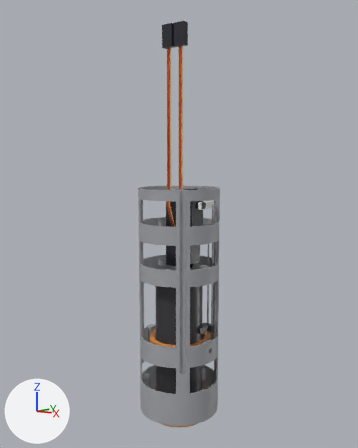
Before and after pictures for a commit that changed the Blender file kestrel-tvc-rocket/cad/kestrel_tvc_module.blend.
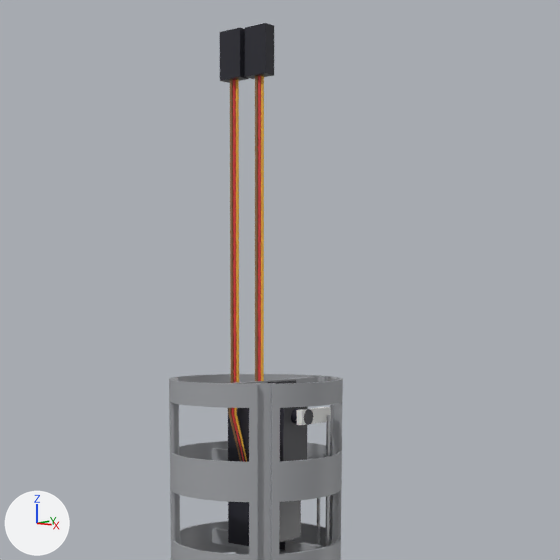
There are two pictures of each version: one whole from a 50 mm lens placed at (214.1, -259.4, 175.8), pointed at (-0.3, 0.4, 131.2), one close up on the part from 16% to 90% of the width and 2% to 61% of the height. Arrows for +X, +Y and +Z are at lower left; the lights stay in place. The older version's two pictures come first.

In view in the first close-up: 'lead_tvc_holder_0', 'lead_tvc_holder_1', 'lead_tvc_holder_2', 'lead_tvc_holder_plug', 'lead_tvc_ring_0', 'lead_tvc_ring_1', 'lead_tvc_ring_2', 'lead_tvc_ring_plug', 'servo_MG90S_tvc_holder', 'servo_MG90S_tvc_ring', 'tvc_frame' and 3 more.
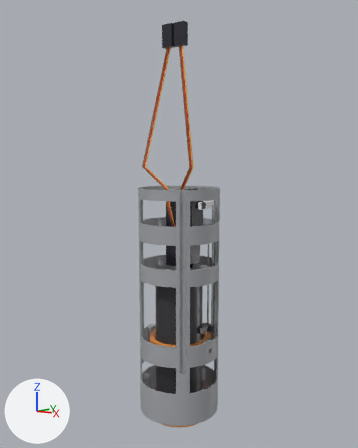
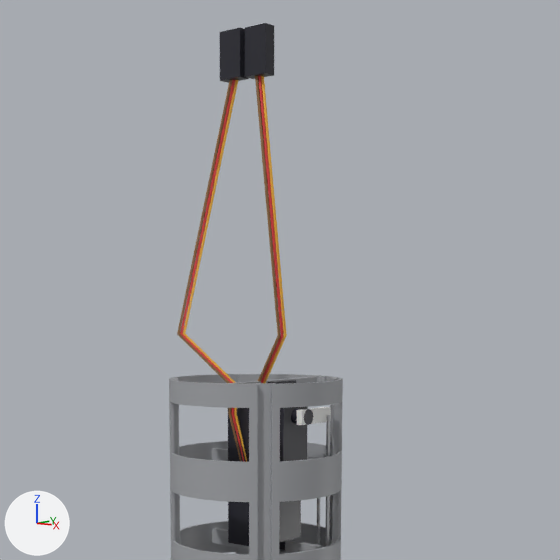
Patch to the scene script:
```diff
--- a/kestrel-tvc-rocket/cad/kestrel_tvc_module.blend.py
+++ b/kestrel-tvc-rocket/cad/kestrel_tvc_module.blend.py
@@ cu_lead_tvc_ring_0 @@
 _sp = cu_lead_tvc_ring_0.splines.new('POLY'); _sp.points.add(5)
-_sp.points.foreach_set('co', [3.37, 3.37, 105.1, 1.0, 5.37, 1.37, 99.1, 1.0, 6.37, -4.63, 104.5, 1.0, 7.37, -8.63, 154.0, 1.0, 7.37, -8.63, 186.0, 1.0, 7.37, -8.63, 246.0, 1.0])
+_sp.points.foreach_set('co', [3.37, 3.37, 105.1, 1.0, 5.37, 1.37, 99.1, 1.0, 6.37, -4.63, 104.5, 1.0, 7.37, -8.63, 154.0, 1.0, 19.37, -12.63, 170.0, 1.0, 7.37, -8.63, 246.0, 1.0])
 cu_lead_tvc_ring_0.materials.append(mat_lead_brown)
@@ cu_lead_tvc_ring_1 @@
 _sp = cu_lead_tvc_ring_1.splines.new('POLY'); _sp.points.add(5)
-_sp.points.foreach_set('co', [4.0, 4.0, 105.1, 1.0, 6.0, 2.0, 99.1, 1.0, 7.0, -4.0, 104.5, 1.0, 8.0, -8.0, 154.0, 1.0, 8.0, -8.0, 186.0, 1.0, 8.0, -8.0, 246.0, 1.0])
+_sp.points.foreach_set('co', [4.0, 4.0, 105.1, 1.0, 6.0, 2.0, 99.1, 1.0, 7.0, -4.0, 104.5, 1.0, 8.0, -8.0, 154.0, 1.0, 20.0, -12.0, 170.0, 1.0, 8.0, -8.0, 246.0, 1.0])
 cu_lead_tvc_ring_1.materials.append(mat_lead_red)
@@ cu_lead_tvc_ring_2 @@
 _sp = cu_lead_tvc_ring_2.splines.new('POLY'); _sp.points.add(5)
-_sp.points.foreach_set('co', [4.63, 4.63, 105.1, 1.0, 6.63, 2.63, 99.1, 1.0, 7.63, -3.37, 104.5, 1.0, 8.63, -7.37, 154.0, 1.0, 8.63, -7.37, 186.0, 1.0, 8.63, -7.37, 246.0, 1.0])
+_sp.points.foreach_set('co', [4.63, 4.63, 105.1, 1.0, 6.63, 2.63, 99.1, 1.0, 7.63, -3.37, 104.5, 1.0, 8.63, -7.37, 154.0, 1.0, 20.63, -11.37, 170.0, 1.0, 8.63, -7.37, 246.0, 1.0])
 cu_lead_tvc_ring_2.materials.append(mat_lead_orange)
@@ cu_lead_tvc_holder_0 @@
 _sp = cu_lead_tvc_holder_0.splines.new('POLY'); _sp.points.add(5)
-_sp.points.foreach_set('co', [3.37, -4.63, 130.1, 1.0, 1.37, -7.13, 125.1, 1.0, -2.63, -9.63, 145.5, 1.0, -1.63, -9.63, 154.0, 1.0, -1.63, -9.63, 186.0, 1.0, -1.63, -9.63, 246.0, 1.0])
+_sp.points.foreach_set('co', [3.37, -4.63, 130.1, 1.0, 1.37, -7.13, 125.1, 1.0, -2.63, -9.63, 145.5, 1.0, -1.63, -9.63, 154.0, 1.0, -21.63, -12.63, 170.0, 1.0, -1.63, -9.63, 246.0, 1.0])
 cu_lead_tvc_holder_0.materials.append(mat_lead_brown)
@@ cu_lead_tvc_holder_1 @@
 _sp = cu_lead_tvc_holder_1.splines.new('POLY'); _sp.points.add(5)
-_sp.points.foreach_set('co', [4.0, -4.0, 130.1, 1.0, 2.0, -6.5, 125.1, 1.0, -2.0, -9.0, 145.5, 1.0, -1.0, -9.0, 154.0, 1.0, -1.0, -9.0, 186.0, 1.0, -1.0, -9.0, 246.0, 1.0])
+_sp.points.foreach_set('co', [4.0, -4.0, 130.1, 1.0, 2.0, -6.5, 125.1, 1.0, -2.0, -9.0, 145.5, 1.0, -1.0, -9.0, 154.0, 1.0, -21.0, -12.0, 170.0, 1.0, -1.0, -9.0, 246.0, 1.0])
 cu_lead_tvc_holder_1.materials.append(mat_lead_red)
@@ cu_lead_tvc_holder_2 @@
 _sp = cu_lead_tvc_holder_2.splines.new('POLY'); _sp.points.add(5)
-_sp.points.foreach_set('co', [4.63, -3.37, 130.1, 1.0, 2.63, -5.87, 125.1, 1.0, -1.37, -8.37, 145.5, 1.0, -0.37, -8.37, 154.0, 1.0, -0.37, -8.37, 186.0, 1.0, -0.37, -8.37, 246.0, 1.0])
+_sp.points.foreach_set('co', [4.63, -3.37, 130.1, 1.0, 2.63, -5.87, 125.1, 1.0, -1.37, -8.37, 145.5, 1.0, -0.37, -8.37, 154.0, 1.0, -20.37, -11.37, 170.0, 1.0, -0.37, -8.37, 246.0, 1.0])
 cu_lead_tvc_holder_2.materials.append(mat_lead_orange)
```

Boxes (x1, y1, x2, y2) around the edits, measured in the close-ups (560 x 560 px):
'lead_tvc_holder_2', reshaped
    before: (234, 80, 247, 462)
    after: (183, 80, 247, 462)
'lead_tvc_holder_0', reshaped
    before: (228, 79, 242, 462)
    after: (177, 80, 242, 462)
'lead_tvc_holder_1', reshaped
    before: (231, 80, 245, 462)
    after: (180, 80, 245, 462)
'lead_tvc_ring_2', reshaped
    before: (261, 76, 264, 381)
    after: (261, 76, 287, 383)
'lead_tvc_ring_1', reshaped
    before: (258, 76, 261, 381)
    after: (258, 76, 284, 383)
'lead_tvc_ring_0', reshaped
    before: (255, 76, 258, 381)
    after: (255, 76, 281, 381)
